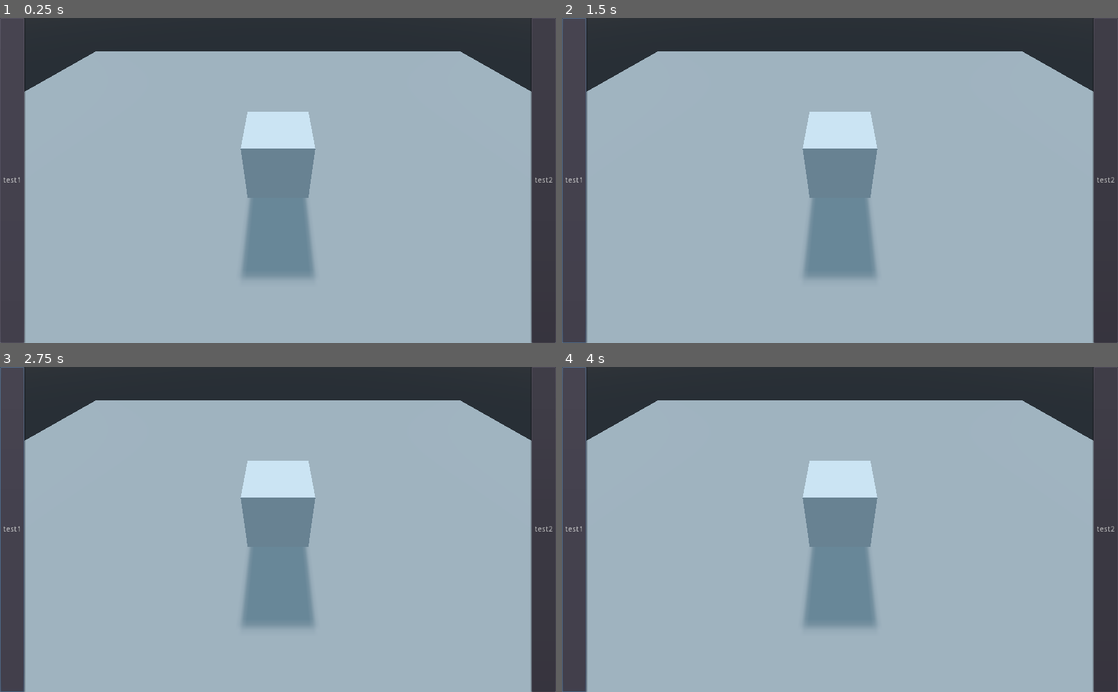
Above: before the commit, frames 1-4 (two rows, left to right).
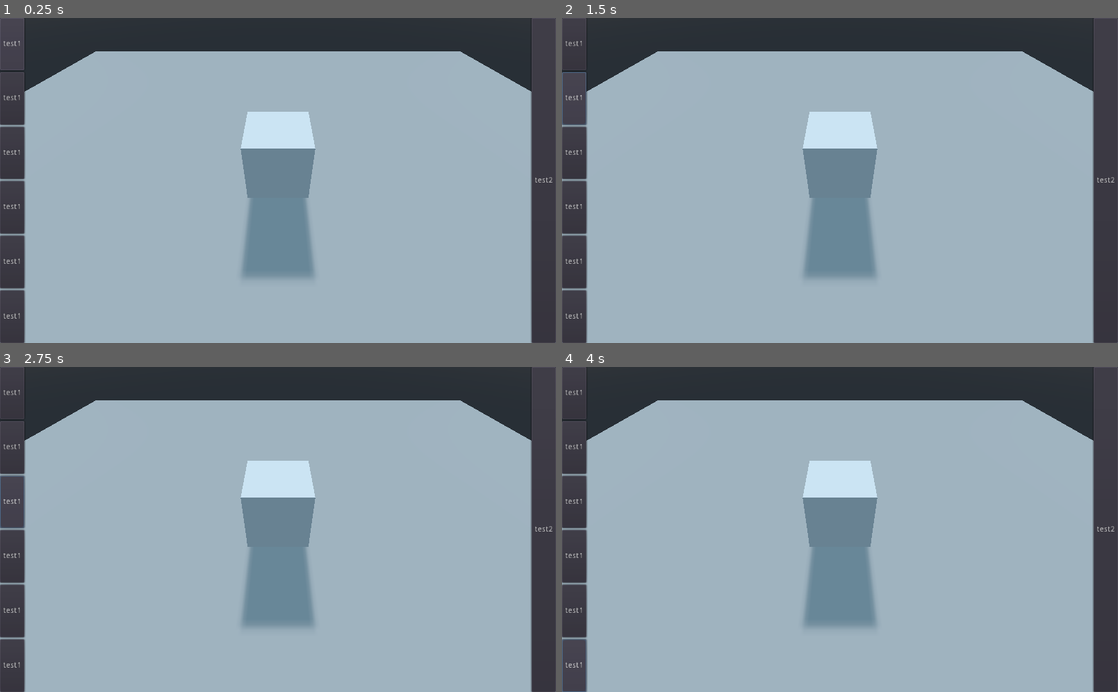
Above: after the commit, the same moments.

Repository: ljhs-games/godoxel
Game: Godot game, scene res://Main.tscn
Two runs of this game, one before a commit and one after it. Both use one fixed random seed, a clock stepped at 60 frames per second and the inputs below.
Inputs:
- Up to frame 1 (0.25 s): no input
- Up to frame 2 (1.5 s): click "test1" at 0.5 s; click "test1" at 1.25 s
- Up to frame 3 (2.75 s): click "test1" at 2 s
- Up to frame 4 (4 s): click "test1" at 2.75 s; click "test1" at 3.5 s

The runs differ from the first frame. In frame 1, 0.3% of the frame differs, in the area x 0-5%, y 7-93%; in frame 2, 0.5%, in the area x 0-5%, y 0-100%; in frame 3, 0.5%; in frame 4, 0.5%.

Commit message:
Make column of various buttons on left sidebar

Diff:
--- a/src/Main.tscn
+++ b/src/Main.tscn
@@ -82,21 +82,61 @@
 anchor_right = 1.0
 anchor_bottom = 1.0
 
-[node name="Button" type="Button" parent="GUI/HSplitContainer"]
+[node name="Buttons" type="VBoxContainer" parent="GUI/HSplitContainer"]
 margin_right = 45.0
 margin_bottom = 600.0
+size_flags_vertical = 3
+
+[node name="Button" type="Button" parent="GUI/HSplitContainer/Buttons"]
+margin_right = 45.0
+margin_bottom = 96.0
+size_flags_vertical = 3
+text = "test1"
+
+[node name="Button2" type="Button" parent="GUI/HSplitContainer/Buttons"]
+margin_top = 100.0
+margin_right = 45.0
+margin_bottom = 196.0
+size_flags_vertical = 3
+text = "test1"
+
+[node name="Button3" type="Button" parent="GUI/HSplitContainer/Buttons"]
+margin_top = 200.0
+margin_right = 45.0
+margin_bottom = 296.0
+size_flags_vertical = 3
+text = "test1"
+
+[node name="Button4" type="Button" parent="GUI/HSplitContainer/Buttons"]
+margin_top = 300.0
+margin_right = 45.0
+margin_bottom = 396.0
+size_flags_vertical = 3
+text = "test1"
+
+[node name="Button5" type="Button" parent="GUI/HSplitContainer/Buttons"]
+margin_top = 400.0
+margin_right = 45.0
+margin_bottom = 496.0
+size_flags_vertical = 3
+text = "test1"
+
+[node name="Button6" type="Button" parent="GUI/HSplitContainer/Buttons"]
+margin_top = 500.0
+margin_right = 45.0
+margin_bottom = 600.0
+size_flags_vertical = 3
 text = "test1"
 
 [node name="HSplitContainer" type="HSplitContainer" parent="GUI/HSplitContainer"]
 margin_left = 57.0
 margin_right = 1024.0
 margin_bottom = 600.0
+mouse_filter = 1
 
 [node name="ReferenceRect" type="Control" parent="GUI/HSplitContainer/HSplitContainer"]
 margin_right = 910.0
 margin_bottom = 600.0
-focus_next = NodePath(".")
-focus_mode = 1
 mouse_filter = 1
 size_flags_horizontal = 3
 size_flags_vertical = 3
